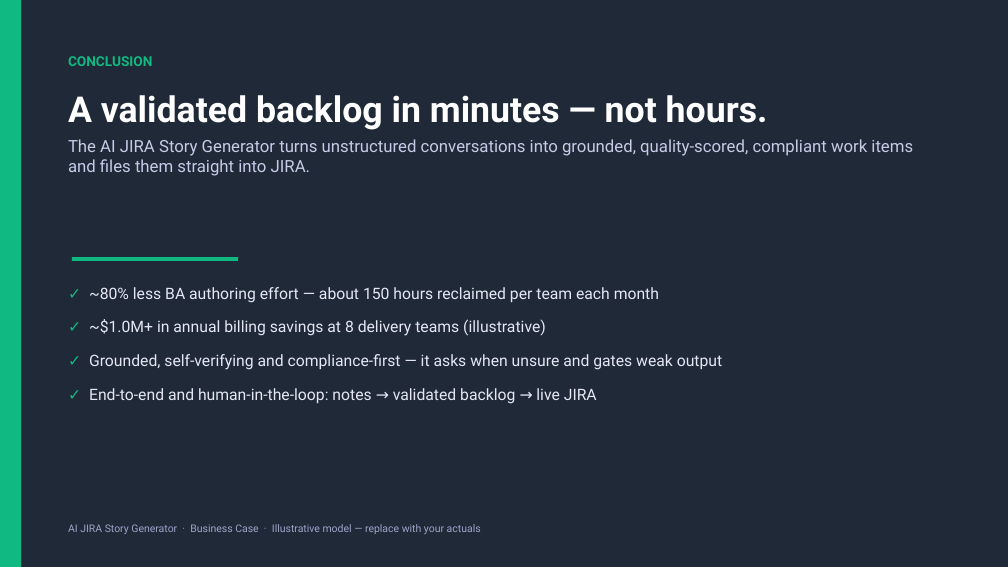
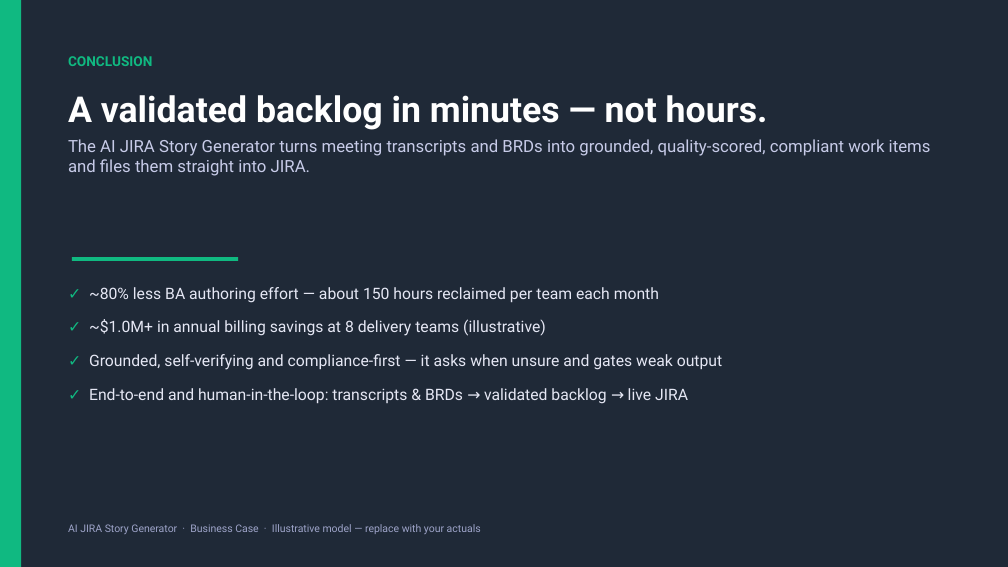
Before and after one commit to nikhilpatil-ct/jira-story-generator, a slide deck: slide 13 of AI-JIRA-Story-Generator-Business-Deck.pptx (slide 12 before the commit). Drawn at 1008x567 pixels with LibreOffice and Linux fonts; fonts in the diff are those of the drawing. Boxes give left, top, right and bottom in pixels: in the first picture for what was removed or moved away, otherwise in the second. Text is boxed around its words. In the diff, an @@ line names an element or a change of style, - is before the commit and + after.

Commit message:
feat: Enhance story generation with source type handling and cancellation support
- Added SourceType enum to differentiate between transcript and document inputs.
- Updated extractor to use source type for tailored extraction prompts.
- Implemented titler agent for generating concise titles based on input type.
- Enhanced main application logic to support cancellation of ongoing generation tasks.
- Introduced cancellation service to manage in-flight tasks and user stop requests.
- Updated frontend components to allow users to select source type and stop generation.
- Improved session management to reflect running state and handle auto-naming of sessions.

```diff
--- a/AI-JIRA-Story-Generator-Business-Deck.pptx
+++ b/AI-JIRA-Story-Generator-Business-Deck.pptx
@@ text at bbox=[68, 139, 931, 176]: text changed @@
-The AI JIRA Story Generator turns unstructured conversations into grounded, quality-scored, compliant work items and files them straight into JIRA.
+The AI JIRA Story Generator turns meeting transcripts and BRDs into grounded, quality-scored, compliant work items and files them straight into JIRA.
@@ text at bbox=[89, 388, 688, 404]: text changed @@
-✓ End-to-end and human-in-the-loop: notes → validated backlog → live JIRA
+✓ End-to-end and human-in-the-loop: transcripts & BRDs → validated backlog → live JIRA
```
Also in this commit, not shown: 10 other slides changed, 1 slide added, 12 other files.
